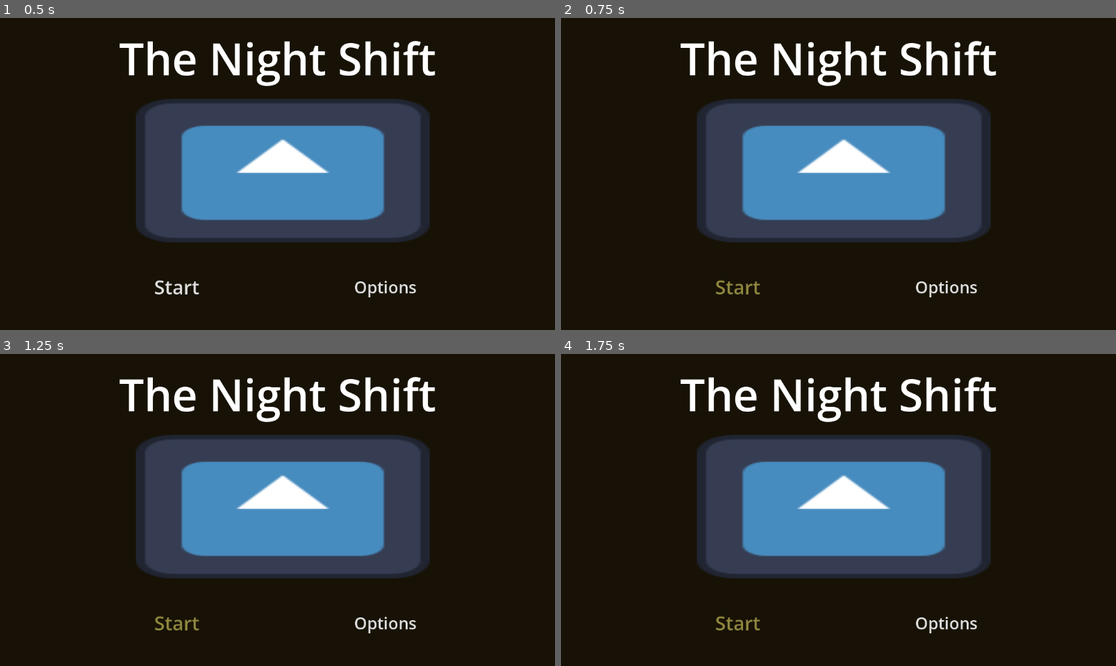
Above: before the commit, frames 1-4 (two rows, left to right).
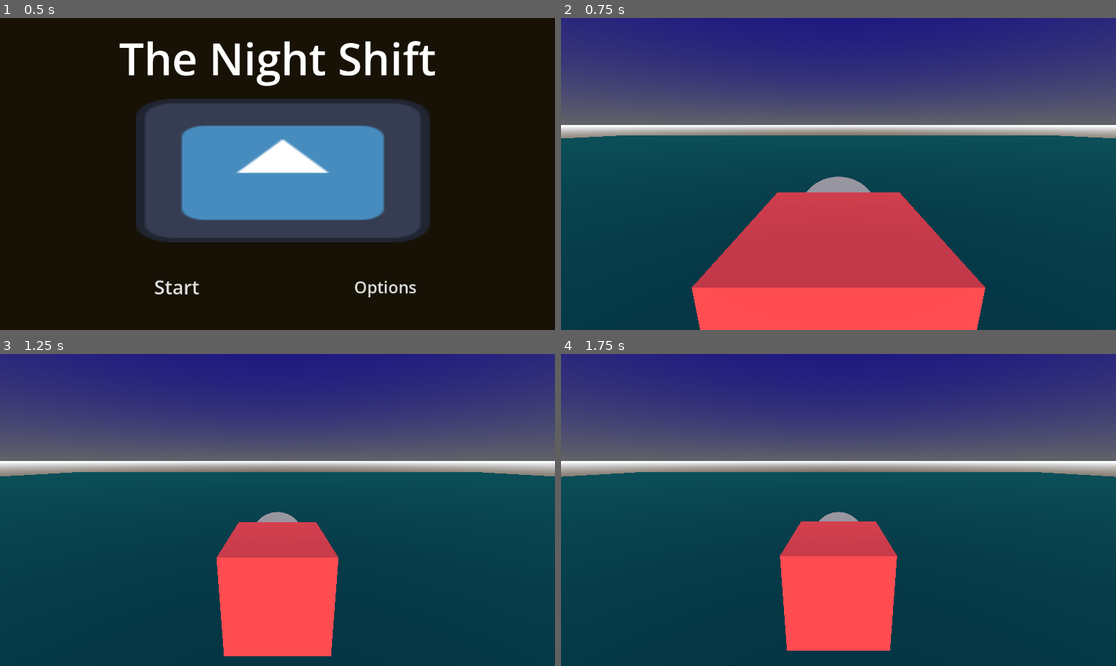
Above: after the commit, the same moments.

Repository: WasdMash/MaskJam
Game: Godot game, scene res://Scenes/menu.tscn
The game is run twice, just before and just after one commit, with the same random seed, the same clock (stepped at 60 frames per second) and the same inputs. The engine's default icon, where the game draws it, is replaced by a stand-in: a white triangle on a blue panel in a dark square.
Inputs (mouse positions are in pixels of both pictures, inside the frame that each line leads up to):
- Up to frame 1 (0.5 s): no input
- Up to frame 2 (0.75 s): click "Start" at 0.5 s
- Up to frame 3 (1.25 s): no input
- Up to frame 4 (1.75 s): click (738, 622) at 1.25 s, where only the run before the commit has a clickable "Start"

Frame 1 is identical in both runs. In frame 2, 100% of the frame differs, in the area x 0-100%, y 0-100%; in frame 3, 100%; in frame 4, 100%.

Commit message:
Basic stuff for the first night

Diff:
--- a/body-horror/Scenes/MainScene.tscn
+++ b/body-horror/Scenes/MainScene.tscn
@@ -44,5 +44,3 @@
 
 [node name="WorldEnvironment" type="WorldEnvironment" parent="." unique_id=243592655]
 environment = SubResource("Environment_x4av3")
-
-[node name="AudioStreamPlayer3D" type="AudioStreamPlayer3D" parent="." unique_id=966106799]
--- /dev/null
+++ b/body-horror/Scenes/audio_stream_player.gd
@@ -0,0 +1,11 @@
+extends AudioStreamPlayer
+
+
+# Called when the node enters the scene tree for the first time.
+func _ready() -> void:
+	pass # Replace with function body.
+
+
+# Called every frame. 'delta' is the elapsed time since the previous frame.
+func _process(delta: float) -> void:
+	pass
--- /dev/null
+++ b/body-horror/Scenes/sound_manager.tscn
@@ -0,0 +1,16 @@
+[gd_scene format=3 uid="uid://coa7q00l1r7ju"]
+
+[ext_resource type="Script" uid="uid://ukugu0xndqx" path="res://Scripts/sound_manager.gd" id="1_25ke0"]
+[ext_resource type="Script" uid="uid://bn88f7dxej41d" path="res://Scenes/audio_stream_player.gd" id="2_1ohty"]
+
+[node name="SoundManager" type="Control" unique_id=1168635246]
+layout_mode = 3
+anchors_preset = 15
+anchor_right = 1.0
+anchor_bottom = 1.0
+grow_horizontal = 2
+grow_vertical = 2
+script = ExtResource("1_25ke0")
+
+[node name="BackgroundMusic" type="AudioStreamPlayer" parent="." unique_id=259367293]
+script = ExtResource("2_1ohty")
--- a/body-horror/Scripts/menu.gd
+++ b/body-horror/Scripts/menu.gd
@@ -2,4 +2,5 @@
 
 #This button, when clicked, should load the main level
 func _on_button_pressed() -> void:
-	get_tree().change_scene_to_file("res://MainScene.tscn")
+	SoundManager.pause_background_music()
+	get_tree().change_scene_to_file("res://Scenes/MainScene.tscn")
--- /dev/null
+++ b/body-horror/Scripts/sound_manager.gd
@@ -0,0 +1,10 @@
+extends Control
+
+func _ready():
+	play_background_music()
+
+func play_background_music():
+	$BackgroundMusic.play()
+
+func pause_background_music():
+	$BackgroundMusic.stop()
--- a/body-horror/project.godot
+++ b/body-horror/project.godot
@@ -14,6 +14,10 @@
 run/main_scene="uid://bfm3y502x7i38"
 config/features=PackedStringArray("4.6", "Forward Plus")
 config/icon="res://Sprites/icon.svg"
+
+[autoload]
+
+SoundManager="*uid://coa7q00l1r7ju"
 
 [input]
 
Not shown, added: body-horror/Scenes/audio_stream_player.gd.uid
Not shown, added: body-horror/Scripts/sound_manager.gd.uid
